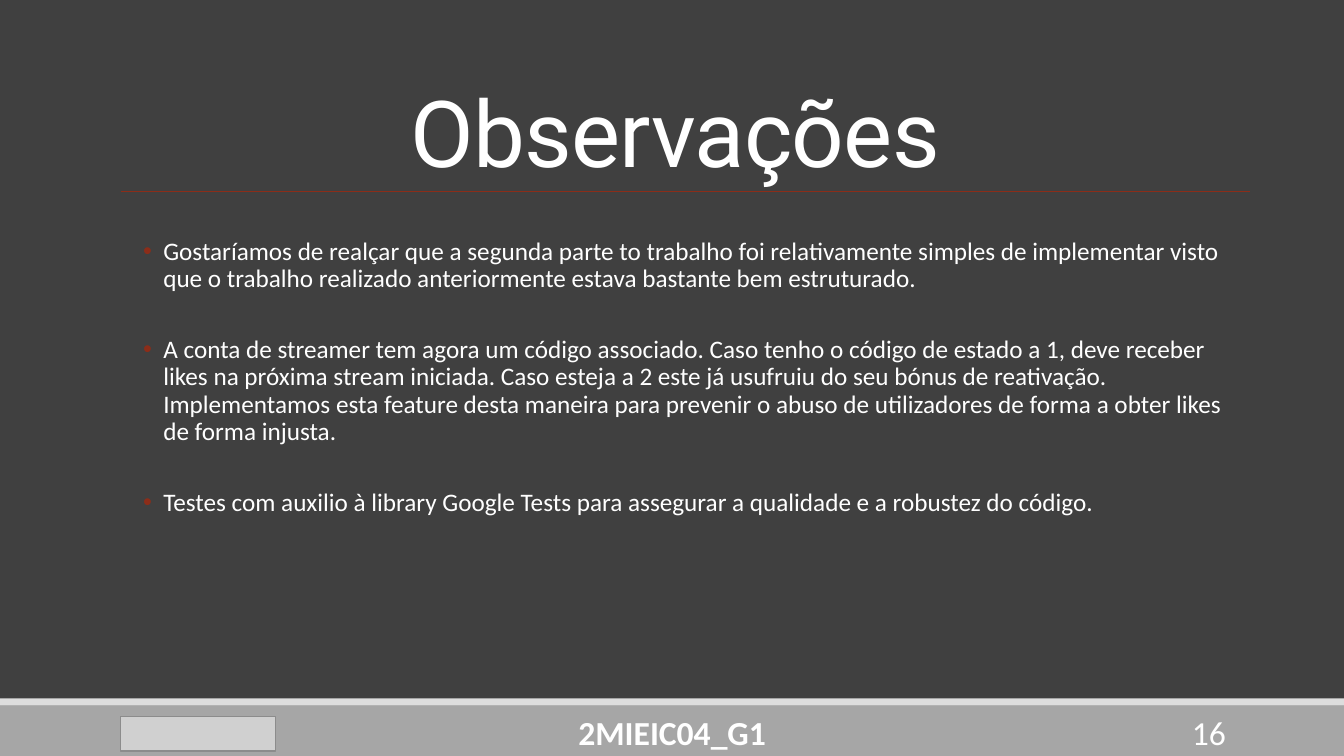
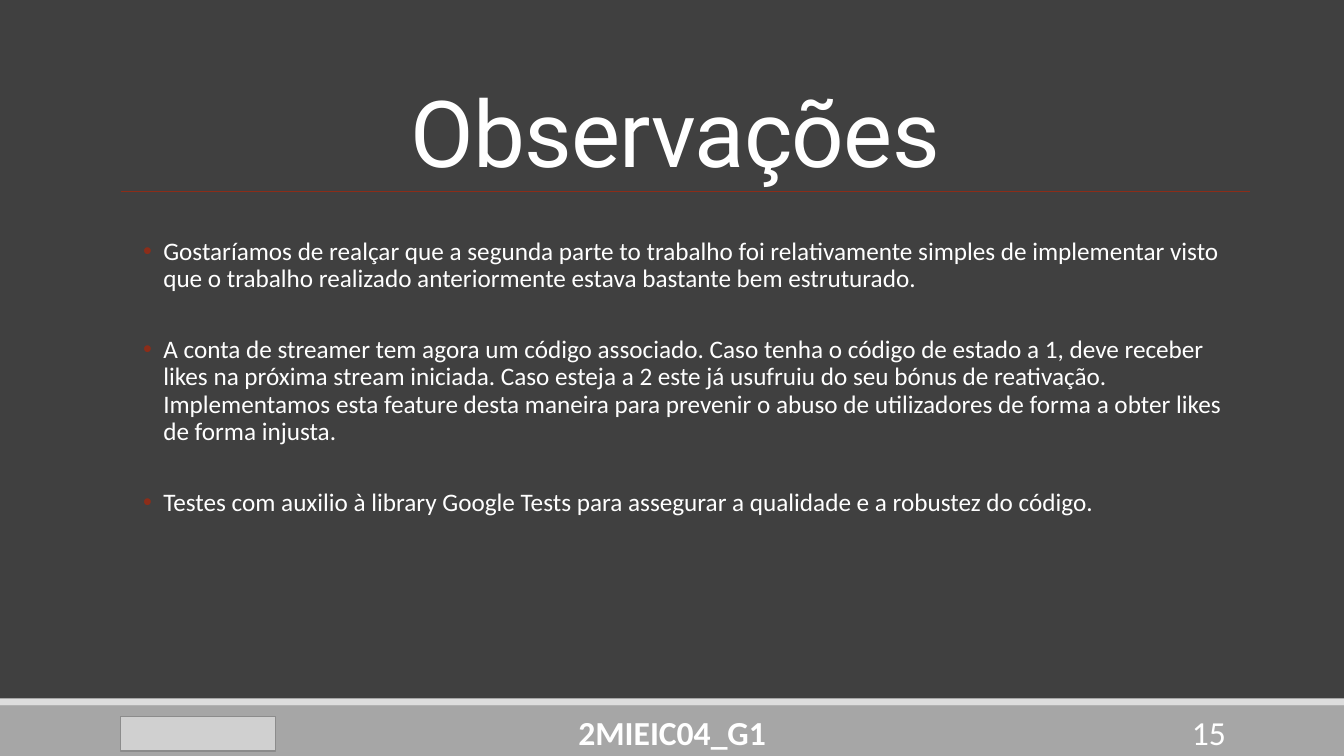
Before and after one commit to DoStini/FEUP-AEDA-proj, a slide deck: slide 15 of StreamZ__P2.pptx (slide 16 before the commit). Drawn at 1344x756 pixels with LibreOffice and Linux fonts; fonts in the diff are those of the drawing; grey boxes stand for pictures. Boxes give left, top, right and bottom in pixels: in the first picture for what was removed or moved away, otherwise in the second. Text is boxed around its words. In the diff, an @@ line names an element or a change of style, - is before the commit and + after.

```diff
--- a/StreamZ__P2.pptx
+++ b/StreamZ__P2.pptx
@@ text at box(163, 340, 1221, 445): text changed @@
-  • A conta de streamer tem agora um código associado. Caso tenho o código de estado a 1, deve receber likes na próxima stream iniciada. Caso esteja a 2 este já usufruiu do seu bónus de reativação. Implementamos esta feature desta maneira para prevenir o abuso de utilizadores de forma a obter likes de forma injusta.
+  • A conta de streamer tem agora um código associado. Caso tenha o código de estado a 1, deve receber likes na próxima stream iniciada. Caso esteja a 2 este já usufruiu do seu bónus de reativação. Implementamos esta feature desta maneira para prevenir o abuso de utilizadores de forma a obter likes de forma injusta.
@@ page number at box(1192, 723, 1226, 745): text changed @@
-16
+15
```
Also in this commit, not shown: 6 other slides changed, 1 slide removed.
